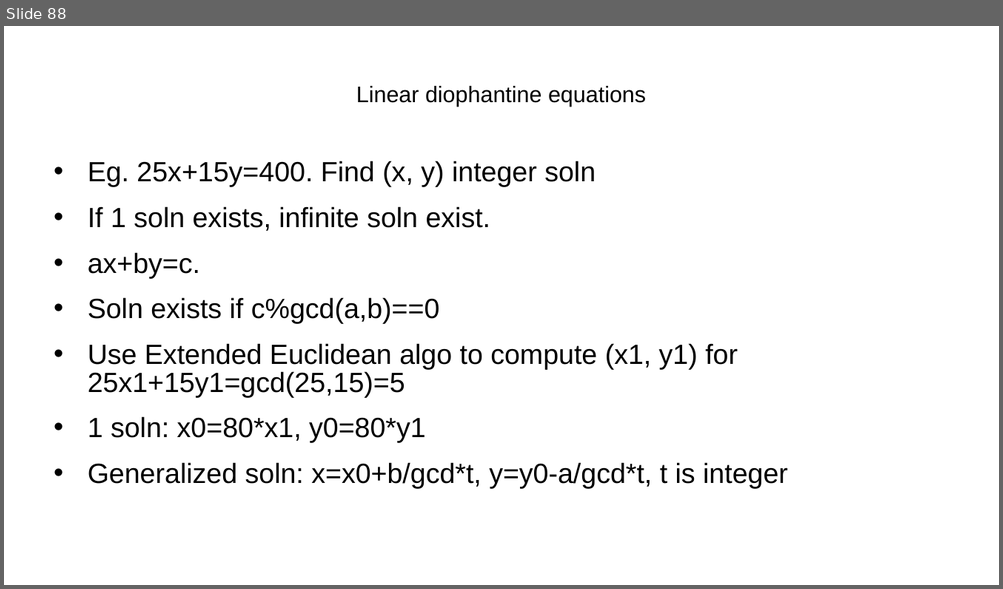
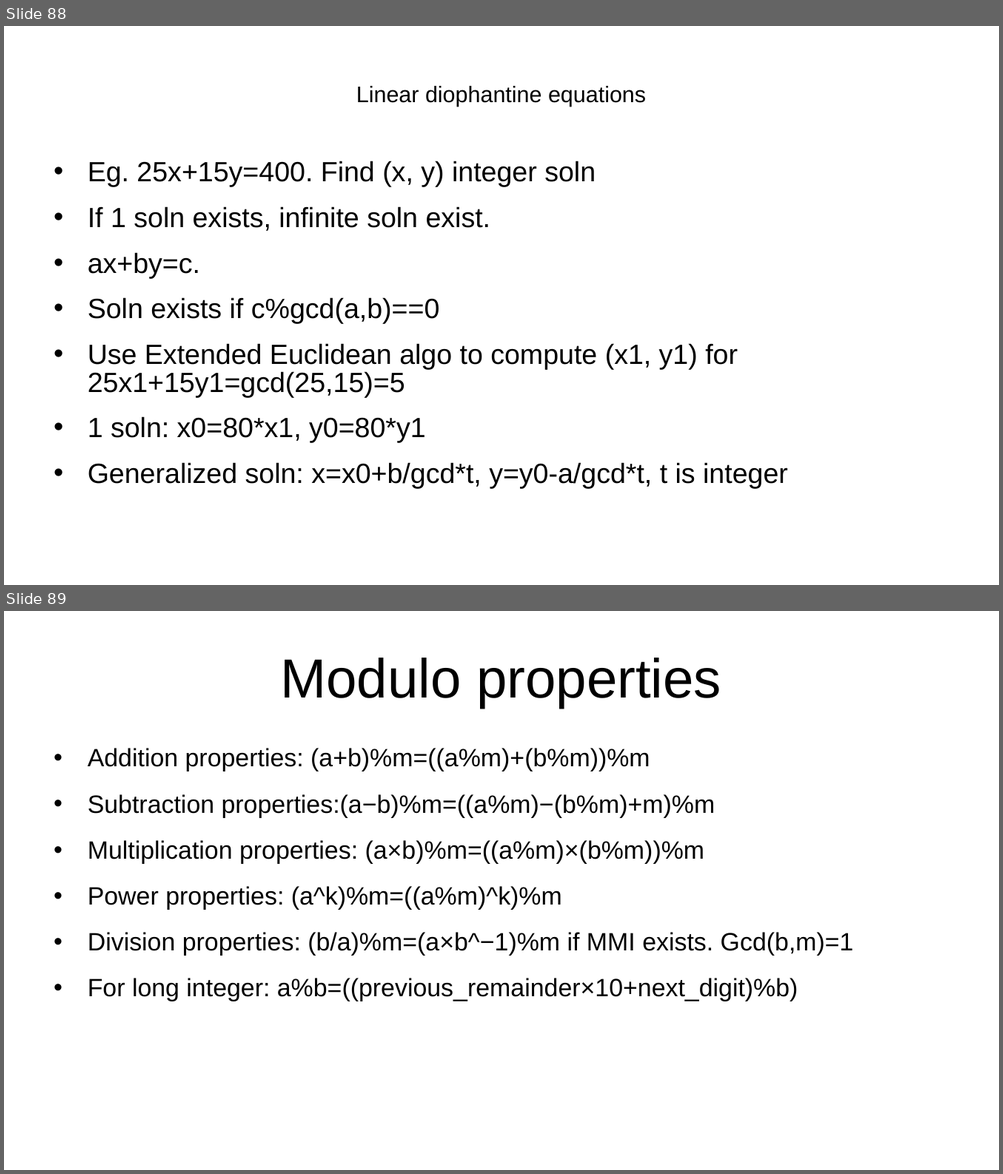
Before and after one commit to kindaichinisan/CompetitiveProgramming, a slide deck: MyCode/competitive_programming.ppt. Shown one above the other, each under a label of ours: slide 88 before the commit, slides 88 and 89 after it. The pictures are 1003x589 and 1003x1174 pixels, drawn with LibreOffice and Linux fonts; fonts in the diff are those of the drawing. Boxes give left, top, right and bottom in pixels: in the first picture for what was removed or moved away, otherwise in the second. Text is boxed around its words. In the diff, an @@ line names an element or a change of style, - is before the commit and + after.

```diff
--- a/MyCode/competitive_programming.ppt
+++ b/MyCode/competitive_programming.ppt
@@ slide 89 added at [4, 611, 999, 1170], background #FFFFFF @@
@@ title added at [280, 658, 721, 709], 44 pt, text #000000 @@
+Modulo properties
@@ text added at [88, 748, 854, 1002], 20 pt, text #000000 @@
+• Addition properties: (a+b)%m=((a%m)+(b%m))%m
+• Subtraction properties:(a−b)%m=((a%m)−(b%m)+m)%m
+• Multiplication properties: (a×b)%m=((a%m)×(b%m))%m
+• Power properties: (a^k)%m=((a%m)^k)%m
+• Division properties: (b/a)%m=(a×b^−1)%m if MMI exists. Gcd(b,m)=1
+• For long integer: a%b=((previous_remainder×10+next_digit)%b)
```
Also in this commit, not shown: 2 other files.
